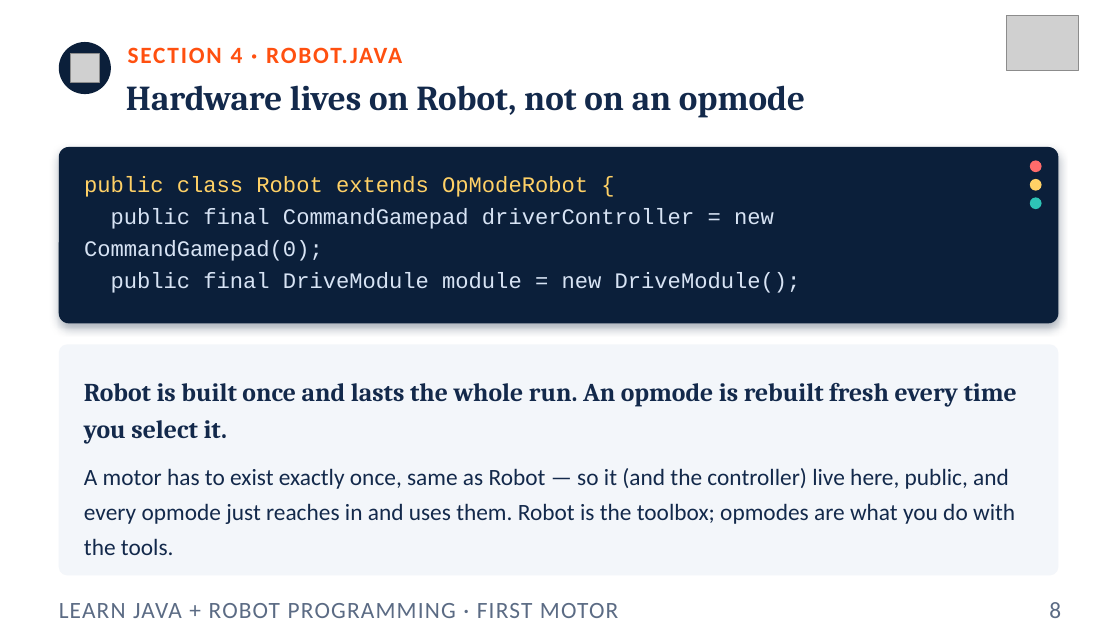
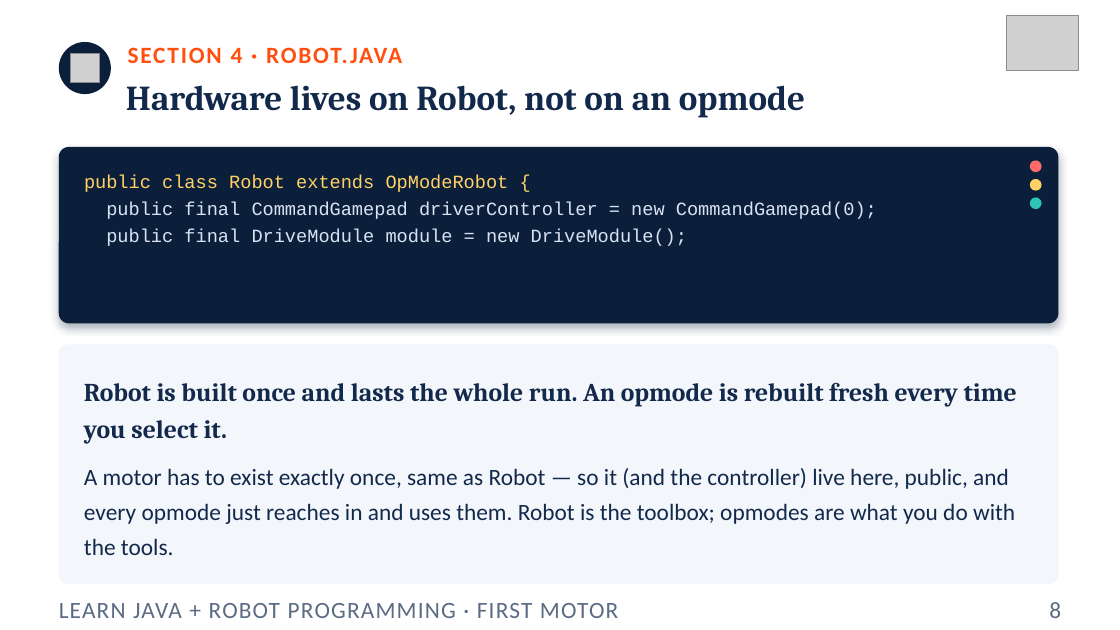
Before and after one commit to FRC5010/BasicRobotLessons, a slide deck: slide 8 of docs/presentations/v3/01-first-motor.pptx. Drawn at 1120x630 pixels with LibreOffice and Linux fonts; fonts in the diff are those of the drawing; grey boxes stand for pictures. Boxes give left, top, right and bottom in pixels: in the first picture for what was removed or moved away, otherwise in the second. Text is boxed around its words. In the diff, an @@ line names an element or a change of style, - is before the commit and + after.

```diff
--- a/docs/presentations/v3/01-first-motor.pptx
+++ b/docs/presentations/v3/01-first-motor.pptx
@@ text "public class Robot extends OpModeRobot ..." at (84, 175, 877, 246): size 19 to 16 pt @@
```
Also in this commit, not shown: 7 other slides changed, 11 other files.
